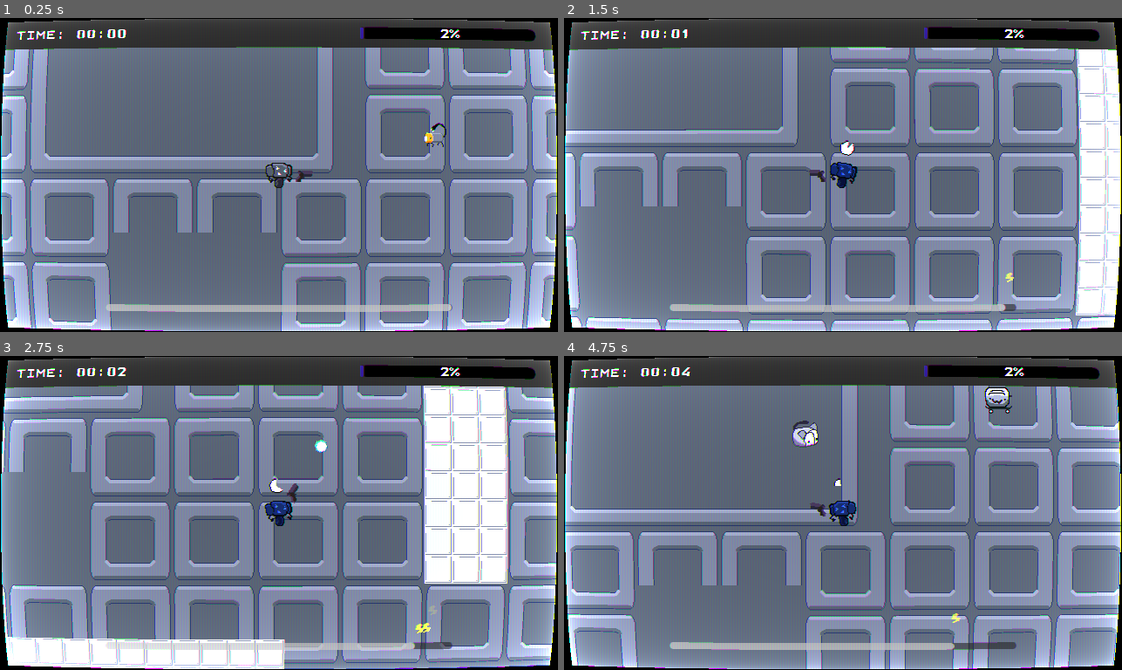
Above: before the commit, frames 1-4 (two rows, left to right).
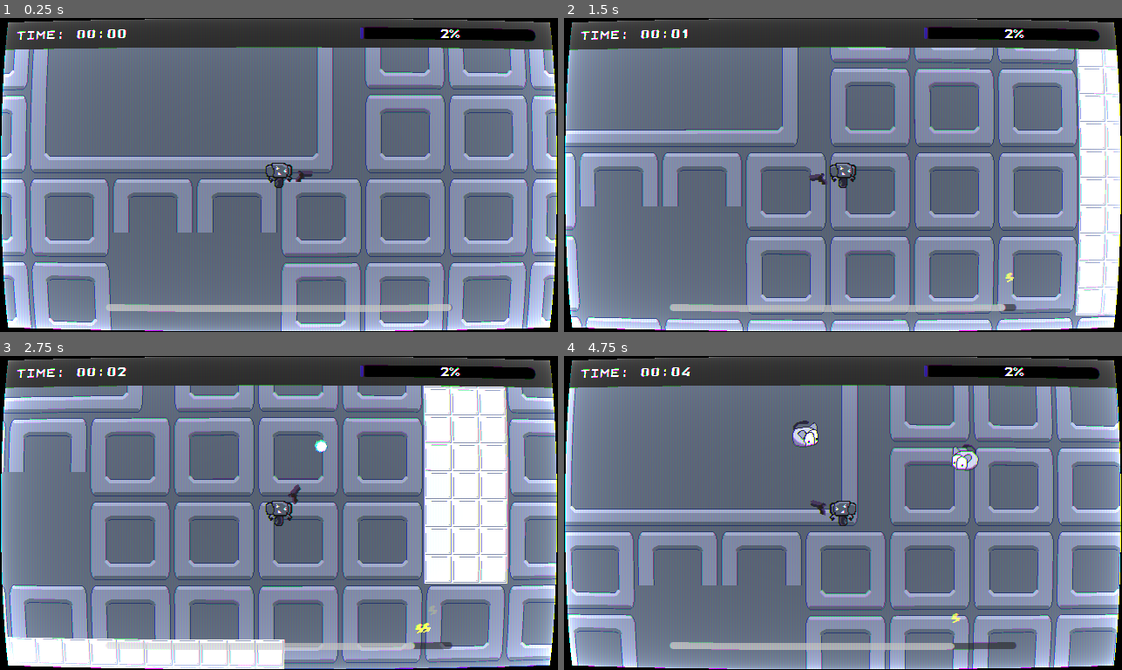
Above: after the commit, the same moments.

Repository: kinghos/GMTK-Game-Jam-2026
Game: Godot game, scene res://scenes/level/level.tscn
Two runs of this game, one before a commit and one after it. Both use one fixed random seed, a clock stepped at 60 frames per second and the inputs below.
Inputs (mouse positions are in pixels of both pictures, inside the frame that each line leads up to):
- Up to frame 1 (0.25 s): no input
- Up to frame 2 (1.5 s): move the mouse to (965, 159) at 0.52 s; hold D (Right) 0.53-1.28 s; right-click (965, 159) at 0.6 s; move the mouse to (731, 190) at 1.27 s; hold S (Down) from 1.28 s (still down); right-click (731, 190) at 1.35 s
- Up to frame 3 (2.75 s): move the mouse to (334, 443) at 2.02 s; release S (Down) at 2.03 s; press the mouse at (334, 443) at 2.03 s; hold D (Right) from 2.03 s (still down); right-click (334, 443) at 2.3 s
- Up to frame 4 (4.75 s): move the mouse to (815, 575) at 2.77 s; release D (Right) at 2.78 s; release the mouse at (815, 575) at 2.78 s; hold W (Up) 2.78-3.53 s; tap Shift (Sprint) at 2.85 s; right-click (815, 575) at 3.05 s; move the mouse to (1010, 560) at 3.52 s; hold A (Left) from 3.53 s (still down); right-click (1010, 560) at 3.6 s; move the mouse to (675, 465) at 4.27 s; right-click (675, 465) at 4.35 s

The runs differ from the first frame. In frame 1, 0.1% of the frame differs, in the area x 75-80%, y 33-42%; in frame 2, 0.5%; in frame 3, 0.4%; in frame 4, 1.0%, in the area x 44-81%, y 10-55%.

Commit message:
changes to spawning

Diff:
--- a/scenes/hud/overlay.gd
+++ b/scenes/hud/overlay.gd
@@ -95,7 +95,6 @@
 
 	if not weapon_select:
 		var powerup_selected = options[button_num].get_meta("powerup_type")
-		print(options[button_num] == option_4_opt)
 		if options[button_num] != option_4_opt:
 			Globals.powerup_counts[powerup_selected] += 1
 			Globals.apply_powerup(powerup_selected)
--- a/scenes/level/level.gd
+++ b/scenes/level/level.gd
@@ -27,6 +27,13 @@
 		"cost": 5,
 		"base_weight": 10,
 		"growth": 4,
+		"start_wave": 3
+	},
+	"batterypion": {
+		"scene": preload("uid://dxrfr1il2fdvy"),
+		"cost": 3,
+		"base_weight": 5,
+		"growth": 4,
 		"start_wave": 4
 	}
 }
@@ -55,6 +62,7 @@
 func start_wave():
 	print("starting wave")
 	wave_number += 1
+	spawn_group_size = floori(3 * pow(1 + 0.1/100, 100 * wave_number)) # magic formula
 	spawning_wave = true
 	build_wave()
 	print("spawning this number: %d" % spawn_queue.size())
@@ -73,7 +81,7 @@
 			budget -= enemy.cost
 
 func get_wave_budget():
-	return 9 + (wave_number - 1) * 10 #i dunno yet
+	return 9 + pow(10, wave_number/5) #i dunno yet
 
 func choose_enemy():
 	var total_weight = 0.0
@@ -81,14 +89,17 @@
 
 	for key in ENEMIES.keys():
 		var enemy = ENEMIES[key]
-		var weight = enemy.base_weight
+		var weight = 0
+
+		if !enemy.has("start_wave") or wave_number >= enemy.start_wave:
+			weight = enemy.base_weight
 
 		if enemy.has("growth"):
-			if wave_number >= enemy.start_wave:
+			if wave_number > enemy.start_wave:
 				weight += (wave_number - enemy.start_wave + 1) * enemy.growth
 
 		if enemy.has("decay"):
-			weight = max(10, weight - wave_number * enemy.decay)
+			weight = max(20, weight - wave_number * enemy.decay)
 
 		current_weights[key] = weight
 		total_weight += weight
--- a/scenes/level/level.tscn
+++ b/scenes/level/level.tscn
@@ -4,7 +4,6 @@
 [ext_resource type="PackedScene" uid="uid://b87hq2kmyp5ee" path="res://scenes/player/player.tscn" id="2_qkmgm"]
 [ext_resource type="Texture2D" uid="uid://dpeoepumbjrtg" path="res://assets/tileset.png" id="2_wcngd"]
 [ext_resource type="PackedScene" uid="uid://dmlqu105ltwt4" path="res://scenes/hud/hud.tscn" id="3_hnne4"]
-[ext_resource type="PackedScene" uid="uid://dxrfr1il2fdvy" path="res://scenes/enemies/batterypion.tscn" id="3_wcngd"]
 [ext_resource type="PackedScene" uid="uid://bcbqmimxm08ek" path="res://scenes/hud/overlay.tscn" id="5_hnne4"]
 [ext_resource type="PackedScene" uid="uid://ced6s87tl4ckg" path="res://scenes/hud/shader_layer.tscn" id="6_vpf64"]
 
@@ -89,9 +88,6 @@
 
 [node name="Enemies" type="Node" parent="." unique_id=1218197294]
 
-[node name="Batterypion" parent="Enemies" unique_id=1193687902 instance=ExtResource("3_wcngd")]
-position = Vector2(2080, 1053)
-
 [node name="CharacterBody2D" parent="." unique_id=181589956 instance=ExtResource("2_qkmgm")]
 z_index = 1
 position = Vector2(1856, 1086)
--- a/scenes/player/bullet.gd
+++ b/scenes/player/bullet.gd
@@ -15,7 +15,6 @@
 		homing_offset = homing_offset.normalized()
 	else:
 		homing_offset = Vector2.ZERO
-	print(homing_offset, " ", Globals.smg_home_strength)
 	global_position += (direction * (Globals.bullet_speed + speed_increase) + homing_offset * Globals.smg_home_strength) * delta
 
 
--- a/scenes/player/player.gd
+++ b/scenes/player/player.gd
@@ -121,7 +121,6 @@
 
 func blast():
 	if blast_timer.is_stopped() and Globals.powerup_counts[Globals.POWERUPS.BLAST] > 0:
-		print("kablow!")
 		blast_timer.start()
 		blast_particles.emitting = true
 		for enemy in enemies_in_blast_radius:
